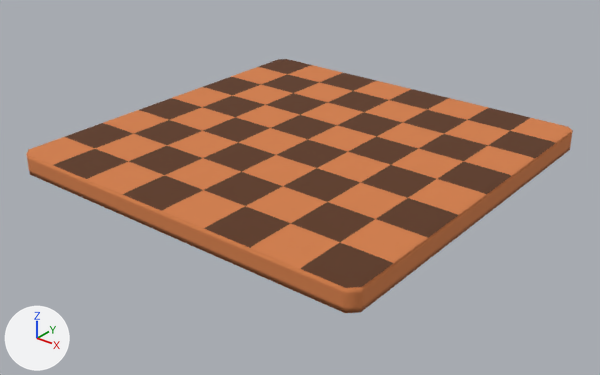
Before and after pictures for a commit that changed the glTF model static/games/checkers/checkerboard.gltf.
Before and after are seen from a camera (50 mm lens) standing at (21.2, -27.1, 14.8) and looking at (0.2, -0.8, -1.5). The axes (+X, +Y, +Z) are drawn at lower left. The lights are the same throughout.
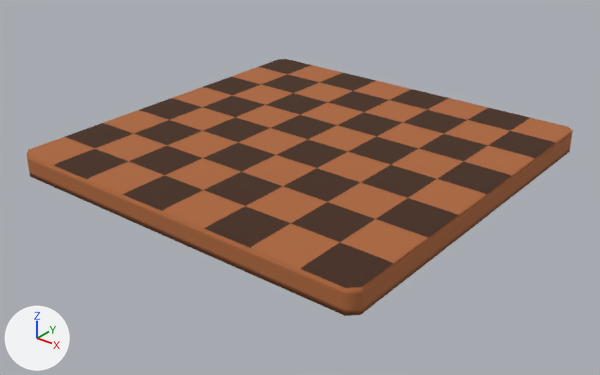
The newer file is also rescaled (x0.909), turned or shifted as a whole; pictures and numbers use the older file's frame.

What differs and where, as boxes (x1, y1, x2, y2) in the pictures (600 x 375 px):
'Cube', recoloured, moved, rescaled (orange to brown): before (27, 59, 573, 313); after (27, 59, 573, 316)

The change in detail:
Material 'Board' (mat_board) changes colour from orange #d57f4a to brown #ad673c; in linear values from (0.662, 0.212, 0.0683) to (0.42, 0.137, 0.0456).
Material 'Spot' (mat_spot) changes colour from brown #5e3820 to brown #442918; in linear values from (0.111, 0.0392, 0.0147) to (0.0578, 0.0217, 0.00886).
Object 'Cube' (ob_cube) moves from (0.0, 0.0, 0.0) to (0.0, 0.0, -0.05).
Object 'Cube' (ob_cube) is rescaled from (8.8, 8.8, 0.5) to (8.8, 8.8, 0.55).
